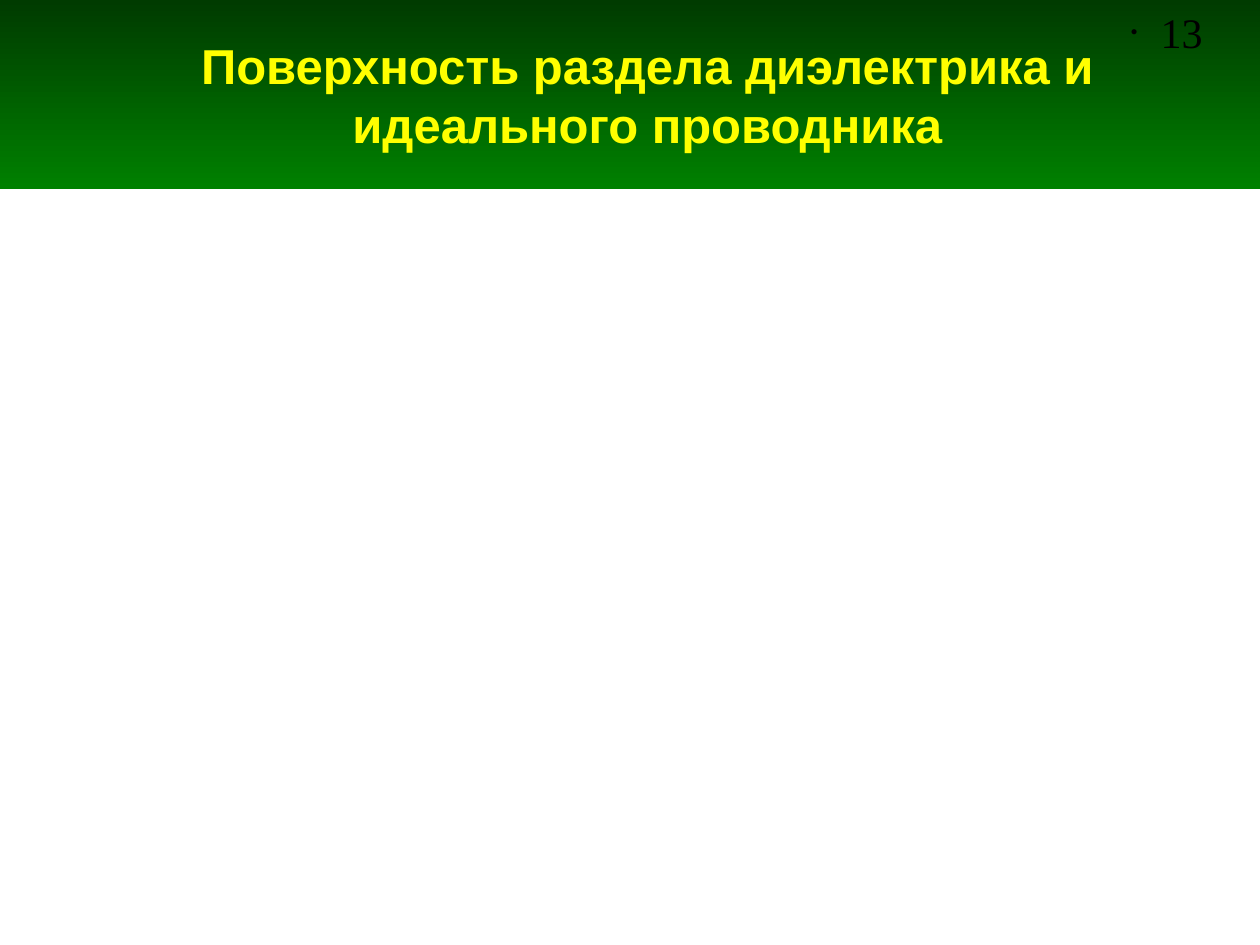
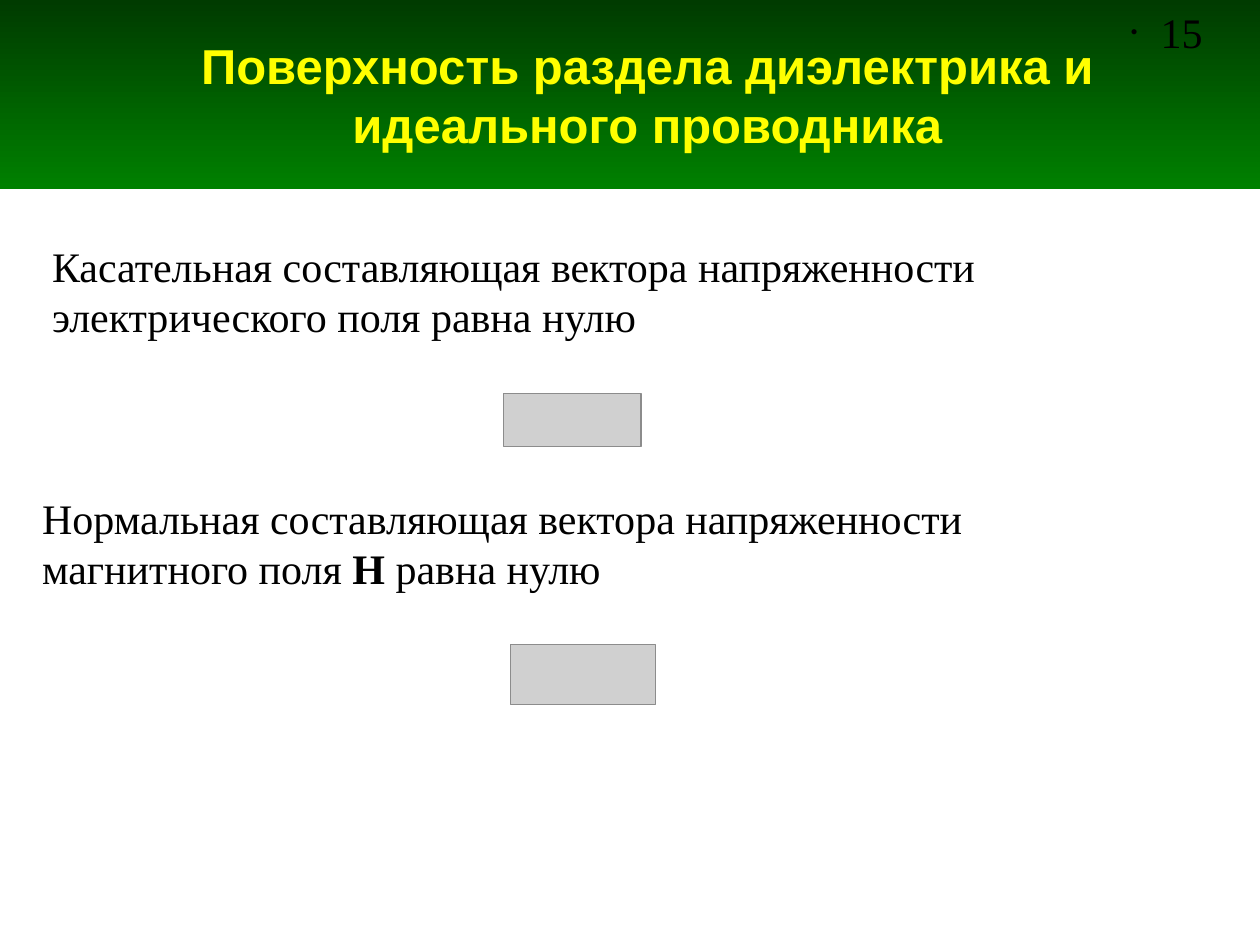
Before and after one commit to andris0147sv/modelling, a slide deck: slide 15 of presentations/1. Problem Statement.odp (slide 13 before the commit). Drawn at 1260x945 pixels with LibreOffice and Linux fonts; fonts in the diff are those of the drawing; grey boxes stand for pictures. Boxes give left, top, right and bottom in pixels: in the first picture for what was removed or moved away, otherwise in the second. Text is boxed around its words. In the diff, an @@ line names an element or a change of style, - is before the commit and + after.

```diff
--- a/presentations/1. Problem Statement.odp
+++ b/presentations/1. Problem Statement.odp
@@ page number at box(1161, 20, 1203, 48): text changed @@
-• 13
+• 15
@@ text added at box(52, 254, 975, 341), 24 pt, text #000000 @@
+Касательная составляющая вектора напряженности электрического поля равна нулю
@@ picture added at box(504, 393, 641, 446) @@
@@ text added at box(42, 506, 962, 593), 24 pt, text #000000 @@
+Нормальная составляющая вектора напряженности магнитного поля H равна нулю
@@ picture added at box(510, 645, 655, 706) @@
```
Also in this commit, not shown: 4 other slides changed, 4 slides added, 1 slide removed.
